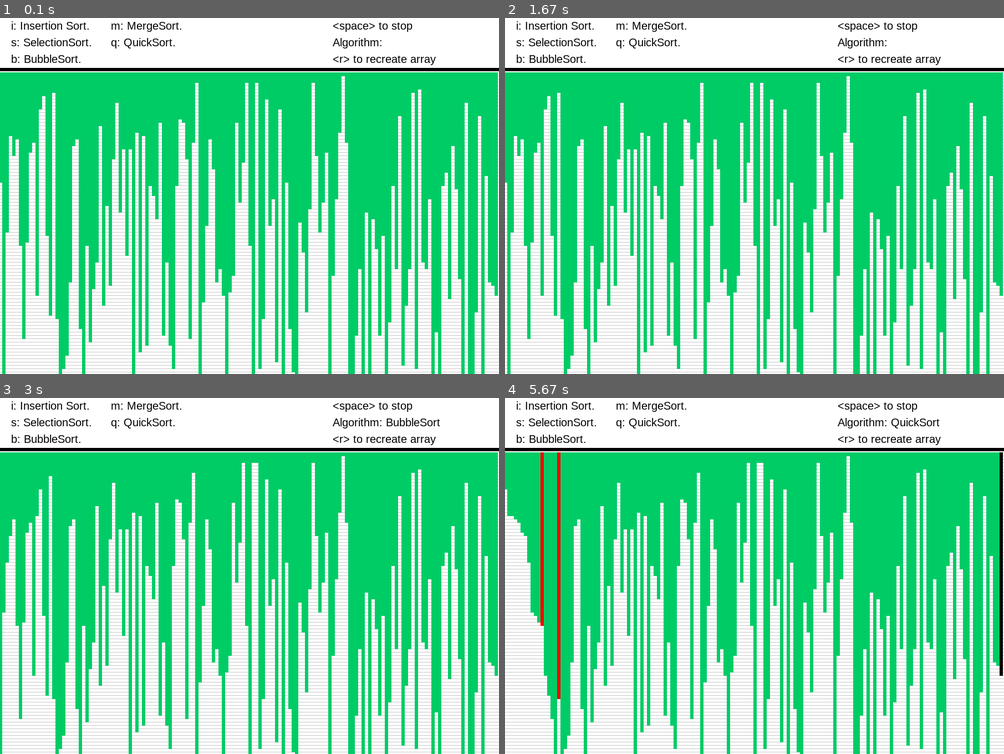
Above: before the commit, frames 1-4 (two rows, left to right).
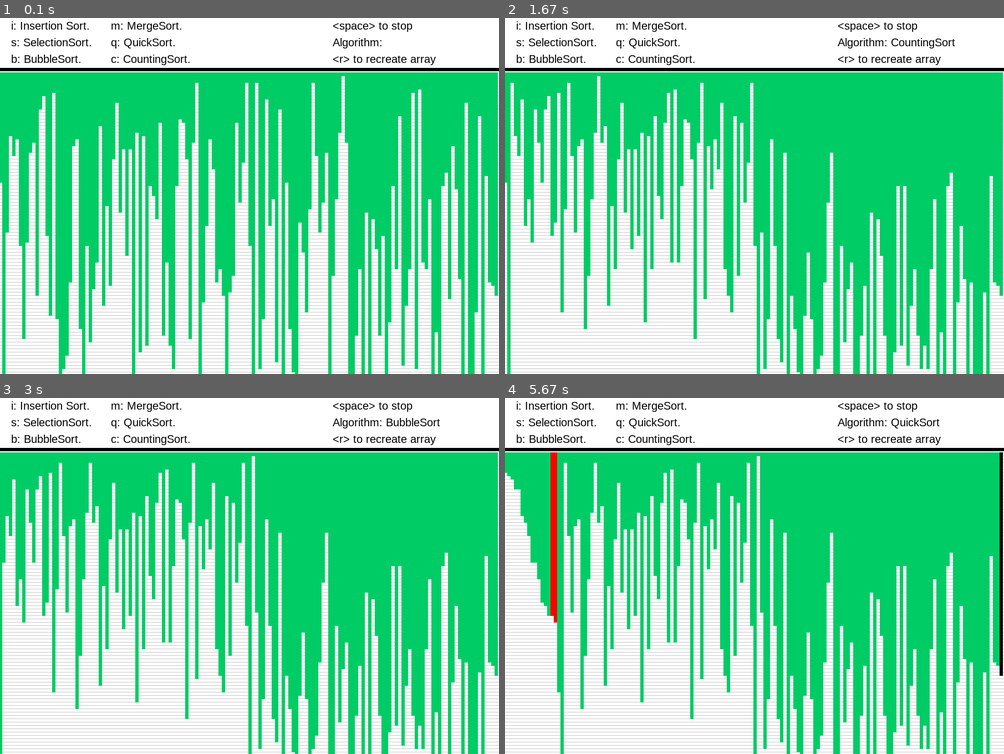
Above: after the commit, the same moments.

Repository: breezekiller789/Sorting_Algorithm_Visualized
Game: pygame game, started from Sorting_Algo_Visualized.py
The game is run twice, just before and just after one commit, with the same random seed, the same clock (stepped at 60 frames per second) and the same inputs.
Inputs:
- Up to frame 1 (0.1 s): no input
- Up to frame 2 (1.67 s): hold H 0.33-0.8 s; tap Space at 0.83, 1.57 s; tap C at 1.17 s
- Up to frame 3 (3 s): tap Space at 1.87, 2.4 s; tap B at 2 s
- Up to frame 4 (5.67 s): tap S at 3.17 s; tap Space at 3.57, 3.87, 4.8, 5.1 s; tap I at 4.4 s; tap Q at 5.57 s

The runs differ from the first frame. In frame 1, 0.1% of the frame differs, in the area x 22-38%, y 10-14%; in frame 2, 14%; in frame 3, 14%; in frame 4, 15%, in the area x 0-97%, y 10-100%.

Commit message:
Add features, CountingSort, ShellSort

Diff:
--- a/Algorithms/Algorithms.py
+++ b/Algorithms/Algorithms.py
@@ -1,16 +1,93 @@
 #!/usr/bin/env python3
 # -*- coding: utf-8 -*-
 
+import math
 from PyGameUtils import PyGameUtils
 from PyGameUtils import Colors
 import pygame
 
+
 # To end recursion when user wanted to pause the program
 END = -1
 
 Array_Size = 150    # 總共150筆資料
 Array_Color = [Colors.Green] * (Array_Size+1)   # 每筆資料顏色先給綠色
 Array = [0] * (Array_Size+1)        # 一百五十筆資料，初始先給0
+
+
+def Swap(i, j):
+    tmp = Array[i]
+    Array[i] = Array[j]
+    Array[j] = tmp
+
+
+def Check_Event_Queue():
+    # 讓使用者可以中途暫停
+    for event in pygame.event.get():
+        if event.type == pygame.KEYDOWN:
+            if event.key == pygame.K_SPACE:
+                return True
+
+
+def ShellSort():
+    Span = Array_Size
+    Divider = 2
+    while Span > 1:
+        Span = math.ceil(Span / Divider)
+        Have_Swapped = False
+        while not Have_Swapped:
+            i = 1
+            Have_Swapped = False
+            while i+Span < Array_Size+1:
+                pygame.event.pump()
+                Array_Color[i] = Colors.Red
+                Array_Color[i+Span] = Colors.Red
+                PyGameUtils.Refresh_Page()
+                Array_Color[i] = Colors.Green
+                Array_Color[i+Span] = Colors.Green
+                if Array[i] > Array[i+Span]:
+                    Swap(i, i+Span)
+                    Have_Swapped = True
+                i += 1
+                if Check_Event_Queue():
+                    return
+            Have_Swapped = not Have_Swapped
+
+
+def CountingSort():
+    Range = PyGameUtils.Key_Range
+    Output = [0 for i in range(Array_Size+1)]
+    Start = [0 for i in range(Range+1)]
+    Count = [0 for i in range(Range+1)]
+
+    # 先算出每一個值的個數有多少個
+    for idx in range(Array_Size+1):
+        pygame.event.pump()
+        Array_Color[idx] = Colors.Red
+        PyGameUtils.Refresh_Page()
+        Count[Array[idx]] += 1
+        Array_Color[idx] = Colors.Green
+        if Check_Event_Queue():
+            return
+
+    Start[0] = 0
+    # 算每一個鍵值的擺放起始位置。
+    for idx in range(1, Range):
+        Start[idx] = Start[idx-1] + Count[idx-1]
+
+    for idx, num in enumerate(Array):
+        pygame.event.pump()
+        Output[Start[num]] = num
+        Start[num] += 1
+
+    for idx, num in enumerate(Output):
+        pygame.event.pump()
+        Array_Color[idx] = Colors.Red
+        PyGameUtils.Refresh_Page()
+        Array_Color[idx] = Colors.Green
+        Array[idx] = num
+        if Check_Event_Queue():
+            return
 
 
 # quick sort，用遞迴解。
@@ -38,9 +115,10 @@
         Array_Color[j] = Colors.Green   # 換回來
         if Array[j] < Pivot:
             i += 1
-            tmp = Array[j]
-            Array[j] = Array[i]
-            Array[i] = tmp
+            Swap(i, j)
+            # tmp = Array[j]
+            # Array[j] = Array[i]
+            # Array[i] = tmp
         # 讓使用者可以中途暫停
         for event in pygame.event.get():
             if event.type == pygame.KEYDOWN:
@@ -132,14 +210,12 @@
             PyGameUtils.Refresh_Page()      # 畫面重刷
             Array_Color[j] = Colors.Green   # 顏色換回來
             if Array[j+1] > Array[j]:
-                tmp = Array[j+1]
-                Array[j+1] = Array[j]
-                Array[j] = tmp
-            # 讓使用者可以中途暫停
-            for event in pygame.event.get():
-                if event.type == pygame.KEYDOWN:
-                    if event.key == pygame.K_SPACE:
-                        return
+                Swap(j+1, j)
+                # tmp = Array[j+1]
+                # Array[j+1] = Array[j]
+                # Array[j] = tmp
+            if Check_Event_Queue():
+                return
 
 
 def SelectionSort():
@@ -153,16 +229,12 @@
             # 這邊的邏輯跟原本的不一樣，因為陣列是倒著放的，所以大跟小要反過來。
             if Array[j] < Array[Min_Index]:
                 Min_Index = j
-            # 讓使用者可以中途暫停
-            for event in pygame.event.get():
-                if event.type == pygame.KEYDOWN:
-                    if event.key == pygame.K_SPACE:
-                        return
+
+            if Check_Event_Queue():
+                return
 
         if i != Min_Index:
-            tmp = Array[i]
-            Array[i] = Array[Min_Index]
-            Array[Min_Index] = tmp
+            Swap(i, Min_Index)
 
 
 def InsertionSort():
@@ -178,9 +250,6 @@
             Array_Color[j] = Colors.Green
             Array[j+1] = Array[j]       # Insert!!
             j -= 1
-            # 讓使用者可以中途暫停
-            for event in pygame.event.get():
-                if event.type == pygame.KEYDOWN:
-                    if event.key == pygame.K_SPACE:
-                        return
+            if Check_Event_Queue():
+                return
         Array[j+1] = key
--- a/PyGameUtils/PyGameUtils.py
+++ b/PyGameUtils/PyGameUtils.py
@@ -51,6 +51,7 @@
     nav3 = Fonts.FontTitleSmall.render("b: BubbleSort.", True, (0, 0, 0))
     nav4 = Fonts.FontTitleSmall.render("m: MergeSort.", True, (0, 0, 0))
     nav5 = Fonts.FontTitleSmall.render("q: QuickSort.", True, (0, 0, 0))
+    nav6 = Fonts.FontTitleSmall.render("c: CountingSort.", True, (0, 0, 0))
 
     space_to_stop = Fonts.FontTitleSmall.render(
         "<space> to stop", True, (0, 0, 0))
@@ -67,6 +68,7 @@
     screen.blit(nav3, (20, 70))
     screen.blit(nav4, (200, 10))
     screen.blit(nav5, (200, 40))
+    screen.blit(nav6, (200, 70))
     screen.blit(Algo_Info, (600, 40))
     screen.blit(recreate, (600, 70))
     screen.blit(space_to_stop, (600, 10))
@@ -91,3 +93,12 @@
             ((i-1)*Boundry_Width, 106),
             ((i-1)*Boundry_Width, 106+Algo.Array[i]*Boundry_Width),
             Boundry_Width)
+
+
+def GetDigits():
+    Digits = 0
+    key_range = Key_Range
+    while key_range / 10 > 0:
+        key_range = key_range // 10
+        Digits += 1
+    return Digits
--- a/Sorting_Algo_Visualized.py
+++ b/Sorting_Algo_Visualized.py
@@ -8,7 +8,9 @@
     SelectionSort,
     BubbleSort,
     QuickSort,
-    MergeSort
+    MergeSort,
+    CountingSort,
+    ShellSort
 )
 from Algorithms.Algorithms import Array_Size
 
@@ -39,6 +41,12 @@
                 if event.key == pygame.K_q:
                     PyGameUtils.algorithm = "QuickSort"
                     QuickSort(1, Array_Size)
+                if event.key == pygame.K_c:
+                    PyGameUtils.algorithm = "CountingSort"
+                    CountingSort()
+                if event.key == pygame.K_h:
+                    PyGameUtils.algorithm = "ShellSort"
+                    ShellSort()
 
         PyGameUtils.Draw()
         pygame.display.update()
